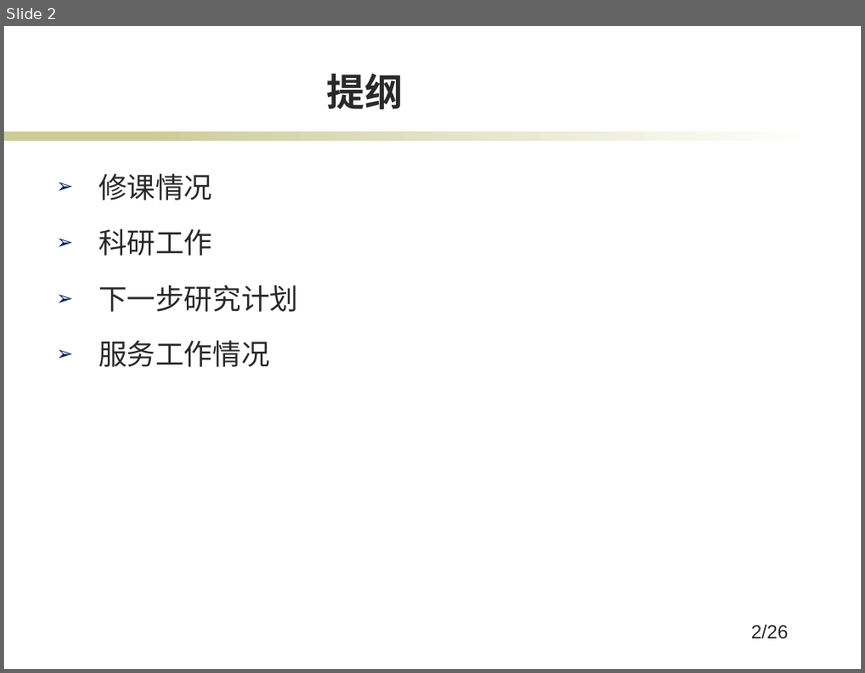
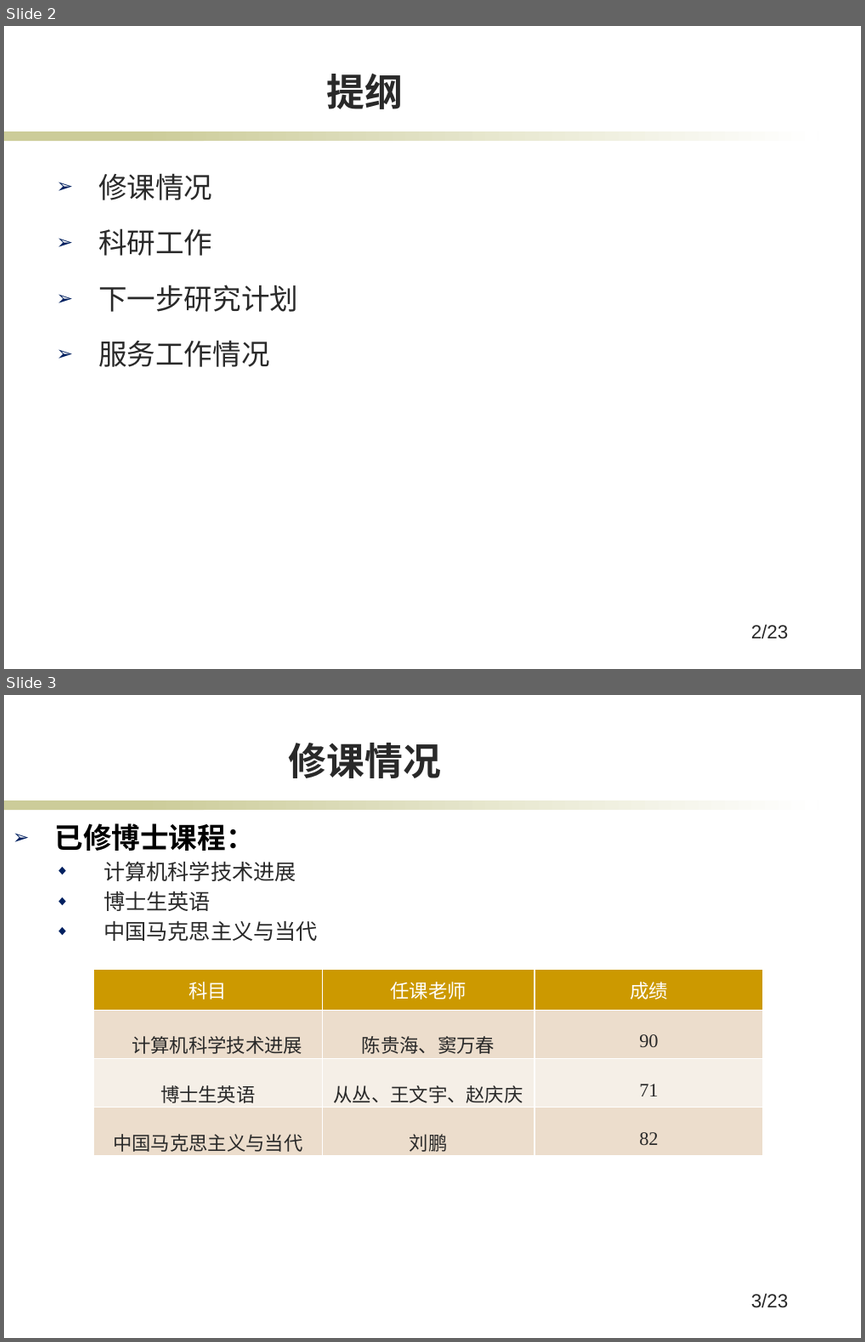
Before and after one commit to jkfhklh/papers-reading, a slide deck: 中期考核2018/B14.pptx. Shown one above the other, each under a label of ours: slide 2 before the commit, slides 2 and 3 after it. The pictures are 865x673 and 865x1342 pixels, drawn with LibreOffice and Linux fonts; fonts in the diff are those of the drawing; background and template pictures are left out. Boxes give left, top, right and bottom in pixels: in the first picture for what was removed or moved away, otherwise in the second. Text is boxed around its words. In the diff, an @@ line names an element or a change of style, - is before the commit and + after.

```diff
--- a/中期考核2018/B14.pptx
+++ b/中期考核2018/B14.pptx
@@ slide 3 added at [4,695,861,1338], background #FFFFFF; not listed: 2 template elements that a slide beside it also shows @@
@@ title added at [289,743,441,778], 32 pt, text #292929, bold @@
+修课情况
@@ text added at [54,823,318,941], 18 pt, text #292929 @@
+➢ 已修博士课程：
+  ◆ 计算机科学技术进展
+  ◆ 博士生英语
+  ◆ 中国马克思主义与当代
@@ table added at [94,970,764,1155], 4 rows, 3 columns @@
+科目 | 任课老师 | 成绩
+计算机科学技术进展 | 陈贵海、窦万春 | 90
+博士生英语 | 从丛、王文宇、赵庆庆 | 71
+中国马克思主义与当代 | 刘鹏 | 82
@@ page number added at [751,1293,788,1308], 16 pt, text #292929 @@
+3/23
@@ page number at [751,624,788,639]: text changed @@
-2/26
+2/23
```
Also in this commit, not shown: 3 slides changed, 18 other slides added, 6 slides removed.
